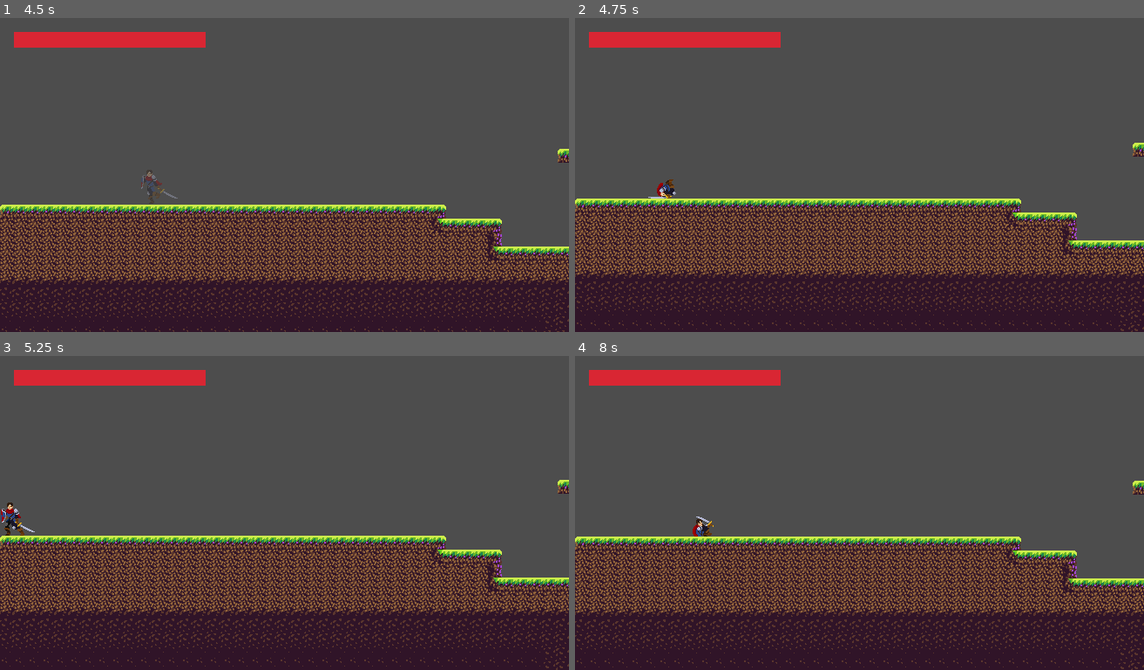
Above: before the commit, frames 1-4 (two rows, left to right).
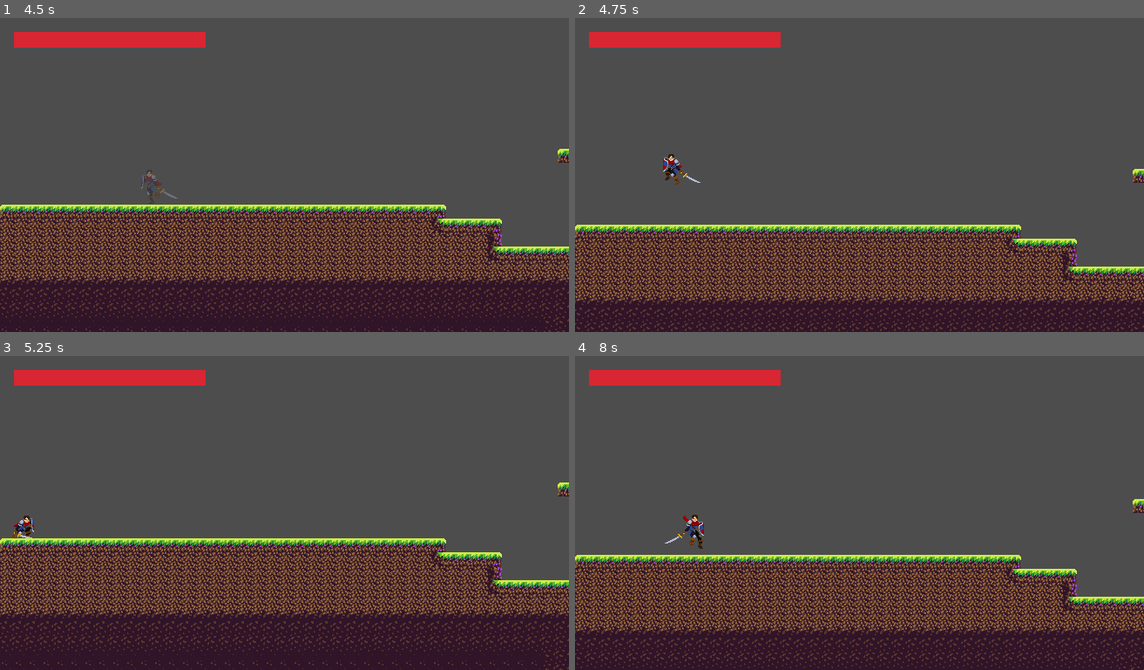
Above: after the commit, the same moments.

Repository: zCarlos17/AulasGodot
Game: Godot game, scene res://Scenes/scene_1.tscn
Same seed, same stepped clock (60 frames per second), same inputs: the game is played once before the commit and once after it.
Inputs (mouse positions are in pixels of both pictures, inside the frame that each line leads up to):
- Up to frame 1 (4.5 s): move the mouse to (409, 159) at 0.52 s; hold Right mouse button (block) 0.53-1.28 s; hold D (right) 0.53-2.03 s; click (409, 159) at 0.6 s; tap Space (jump) at 0.77, 1.52, 3.02, 3.77 s; move the mouse to (170, 190) at 1.27 s; right-click (170, 190) at 1.35 s; tap Shift (roll) at 1.55, 2.1 s; move the mouse to (341, 105) at 2.02 s; hold A (left) 2.03-2.78 s; hold H 2.03-2.78 s; move the mouse to (256, 237) at 2.77 s; hold D (right) 2.78-4.28 s; tap H at 2.85 s; click (256, 237) at 3.05 s; move the mouse to (455, 222) at 3.52 s; hold Right mouse button (block) 3.53-4.28 s; click (455, 222) at 3.6 s; move the mouse to (113, 127) at 4.27 s; hold A (left) from 4.28 s (still down); right-click (113, 127) at 4.35 s
- Up to frame 2 (4.75 s): keep holding A (left); tap Space (jump) at 4.52 s; tap Shift (roll) at 4.55 s
- Up to frame 3 (5.25 s): move the mouse to (312, 513) at 5.02 s; release A (left) at 5.03 s; hold D (right) from 5.03 s (still down); hold S (crouch) from 5.03 s (still down)
- Up to frame 4 (8 s): tap H at 5.3 s; move the mouse to (774, 434) at 5.77 s; release D (right) at 5.78 s; release S (crouch) at 5.78 s; hold A (left) 5.78-7.28 s; tap Shift (roll) at 5.85, 7.55 s; tap Space (jump) at 6.02, 6.77, 7.52 s; click (774, 434) at 6.05 s; tap Enter at 6.5 s; move the mouse to (984, 497) at 6.52 s; hold H 6.53-7.28 s; right-click (984, 497) at 6.8 s; move the mouse to (745, 528) at 7.27 s; hold D (right) from 7.28 s (still down); click (745, 528) at 7.35 s

Frame 1 is identical in both runs. In frame 2, 27% of the frame differs, in the area x 0-100%, y 39-100%; in frame 3, 21%; in frame 4, 25%.

Commit message:
First inimigo implementado Skeleton
Estados de Patrulha e flip ja implementados

Diff:
--- a/Scenes/player.tscn
+++ b/Scenes/player.tscn
@@ -412,11 +412,6 @@
 "loop": true,
 "name": &"Run",
 "speed": 12.0
-}, {
-"frames": [],
-"loop": true,
-"name": &"new_animation",
-"speed": 5.0
 }]
 
 [sub_resource type="RectangleShape2D" id="RectangleShape2D_h5cax"]
@@ -443,7 +438,7 @@
 
 [node name="AnimatedSprite2D" type="AnimatedSprite2D" parent="." unique_id=900714674]
 sprite_frames = SubResource("SpriteFrames_6t5aa")
-animation = &"Jump"
+animation = &"Attack2"
 autoplay = "Idle"
 
 [node name="SwordHitbox" type="Area2D" parent="." unique_id=1145274295]
--- a/Scenes/scene_1.tscn
+++ b/Scenes/scene_1.tscn
@@ -6,6 +6,7 @@
 [ext_resource type="PackedScene" uid="uid://dtxx3ycc2gmie" path="res://Scenes/hud.tscn" id="4_0jpfo"]
 [ext_resource type="PackedScene" uid="uid://dnb44a3v6p5ot" path="res://Scenes/checkpoint.tscn" id="5_cruhp"]
 [ext_resource type="PackedScene" uid="uid://d3cq1tg3w8mlh" path="res://Scenes/fall_zone.tscn" id="6_k3vav"]
+[ext_resource type="PackedScene" uid="uid://cqdvu4pqiu4mv" path="res://Scenes/skeleton.tscn" id="7_3pxkc"]
 
 [sub_resource type="RectangleShape2D" id="RectangleShape2D_tp648"]
 size = Vector2(12, 360)
@@ -38,9 +39,6 @@
 [node name="Decoração 1" parent="Terrain" index="2" unique_id=1828463236]
 tile_map_data = PackedByteArray("AACwABAAAAAPAA8AAACxABAAAAANAA4AAACyABAAAAAPAA8AAAC0ABAAAAAKAAAAAAC2ABAAAAAKAAAAAAC4AB …(608 unchanged characters)…
 
-[node name="Armadilhas" parent="Terrain" index="3" unique_id=312330273]
-tile_map_data = PackedByteArray("AABBABUAAAAvABIAAABCABUAAAAvABIAAABDABUAAAAvABIAAABEABUAAAAvABIAAABIABIAAAAvABIAAGBIABMAAAAvABIAAGBIABQAAAAvABIAAGA=")
-
 [node name="LimiteMapa" type="StaticBody2D" parent="." unique_id=1739877105]
 
 [node name="CollisionShape2D" type="CollisionShape2D" parent="LimiteMapa" unique_id=1809657609]
@@ -62,5 +60,13 @@
 [node name="CollisionShape2D" parent="FallZone" index="0" unique_id=572753871]
 position = Vector2(-66.5, -8.5)
 
+[node name="Enemies" type="Node2D" parent="." unique_id=1763406203]
+
+[node name="Skeleton" parent="Enemies" unique_id=1416509871 instance=ExtResource("7_3pxkc")]
+position = Vector2(1007, 312)
+
+[node name="Skeleton2" parent="Enemies" unique_id=194094115 instance=ExtResource("7_3pxkc")]
+position = Vector2(829, 82)
+
 [editable path="Terrain"]
 [editable path="FallZone"]
--- /dev/null
+++ b/Scenes/skeleton.tscn
@@ -0,0 +1,336 @@
+[gd_scene format=3 uid="uid://cqdvu4pqiu4mv"]
+
+[ext_resource type="Texture2D" uid="uid://c7lljahqtj4q8" path="res://Sprites/Enemies/Skeleton/Attack3.png" id="1_ks230"]
+[ext_resource type="Texture2D" uid="uid://dfi6yvu1vb46g" path="res://Sprites/Enemies/Skeleton/Idle.png" id="1_sfdtf"]
+[ext_resource type="Script" uid="uid://cg7dy62rlv2bk" path="res://Scripts/skeleton.gd" id="1_shq1q"]
+[ext_resource type="Texture2D" uid="uid://cb6pcgqkk3fqy" path="res://Sprites/Enemies/Skeleton/Attack2.png" id="2_shq1q"]
+[ext_resource type="Texture2D" uid="uid://ceex5wkwsxxvy" path="res://Sprites/Enemies/Skeleton/Attack.png" id="3_xbfmp"]
+[ext_resource type="Texture2D" uid="uid://dtlio2i220mqn" path="res://Sprites/Enemies/Skeleton/Death.png" id="4_q1wii"]
+[ext_resource type="Texture2D" uid="uid://cqm6onc2d0wk7" path="res://Sprites/Enemies/Skeleton/Take Hit.png" id="5_lw4xn"]
+[ext_resource type="Texture2D" uid="uid://dcc0knw03fgem" path="res://Sprites/Enemies/Skeleton/Walk.png" id="7_clg8n"]
+
+[sub_resource type="RectangleShape2D" id="RectangleShape2D_pxjam"]
+size = Vector2(24, 49)
+
+[sub_resource type="AtlasTexture" id="AtlasTexture_k4moy"]
+atlas = ExtResource("1_ks230")
+region = Rect2(0, 0, 150, 150)
+
+[sub_resource type="AtlasTexture" id="AtlasTexture_xdwqs"]
+atlas = ExtResource("1_ks230")
+region = Rect2(150, 0, 150, 150)
+
+[sub_resource type="AtlasTexture" id="AtlasTexture_l6q7w"]
+atlas = ExtResource("1_ks230")
+region = Rect2(300, 0, 150, 150)
+
+[sub_resource type="AtlasTexture" id="AtlasTexture_anwrq"]
+atlas = ExtResource("1_ks230")
+region = Rect2(450, 0, 150, 150)
+
+[sub_resource type="AtlasTexture" id="AtlasTexture_0yfbv"]
+atlas = ExtResource("1_ks230")
+region = Rect2(600, 0, 150, 150)
+
+[sub_resource type="AtlasTexture" id="AtlasTexture_vcsoq"]
+atlas = ExtResource("1_ks230")
+region = Rect2(750, 0, 150, 150)
+
+[sub_resource type="AtlasTexture" id="AtlasTexture_qt1qk"]
+atlas = ExtResource("2_shq1q")
+region = Rect2(0, 0, 150, 150)
+
+[sub_resource type="AtlasTexture" id="AtlasTexture_qlyal"]
+atlas = ExtResource("2_shq1q")
+region = Rect2(150, 0, 150, 150)
+
+[sub_resource type="AtlasTexture" id="AtlasTexture_uebny"]
+atlas = ExtResource("2_shq1q")
+region = Rect2(300, 0, 150, 150)
+
+[sub_resource type="AtlasTexture" id="AtlasTexture_cf6qe"]
+atlas = ExtResource("2_shq1q")
+region = Rect2(450, 0, 150, 150)
+
+[sub_resource type="AtlasTexture" id="AtlasTexture_ksbdh"]
+atlas = ExtResource("2_shq1q")
+region = Rect2(600, 0, 150, 150)
+
+[sub_resource type="AtlasTexture" id="AtlasTexture_di62f"]
+atlas = ExtResource("2_shq1q")
+region = Rect2(750, 0, 150, 150)
+
+[sub_resource type="AtlasTexture" id="AtlasTexture_vjh88"]
+atlas = ExtResource("2_shq1q")
+region = Rect2(900, 0, 150, 150)
+
+[sub_resource type="AtlasTexture" id="AtlasTexture_rfcpp"]
+atlas = ExtResource("2_shq1q")
+region = Rect2(1050, 0, 150, 150)
+
+[sub_resource type="AtlasTexture" id="AtlasTexture_oelfx"]
+atlas = ExtResource("3_xbfmp")
+region = Rect2(0, 0, 150, 150)
+
+[sub_resource type="AtlasTexture" id="AtlasTexture_t1o88"]
+atlas = ExtResource("3_xbfmp")
+region = Rect2(150, 0, 150, 150)
+
+[sub_resource type="AtlasTexture" id="AtlasTexture_lhll6"]
+atlas = ExtResource("3_xbfmp")
+region = Rect2(300, 0, 150, 150)
+
+[sub_resource type="AtlasTexture" id="AtlasTexture_hs872"]
+atlas = ExtResource("3_xbfmp")
+region = Rect2(450, 0, 150, 150)
+
+[sub_resource type="AtlasTexture" id="AtlasTexture_si4ap"]
+atlas = ExtResource("3_xbfmp")
+region = Rect2(600, 0, 150, 150)
+
+[sub_resource type="AtlasTexture" id="AtlasTexture_x7hgc"]
+atlas = ExtResource("3_xbfmp")
+region = Rect2(750, 0, 150, 150)
+
+[sub_resource type="AtlasTexture" id="AtlasTexture_06y4e"]
+atlas = ExtResource("3_xbfmp")
+region = Rect2(900, 0, 150, 150)
+
+[sub_resource type="AtlasTexture" id="AtlasTexture_fqvih"]
+atlas = ExtResource("3_xbfmp")
+region = Rect2(1050, 0, 150, 150)
+
+[sub_resource type="AtlasTexture" id="AtlasTexture_pjfp6"]
+atlas = ExtResource("4_q1wii")
+region = Rect2(0, 0, 150, 150)
+
+[sub_resource type="AtlasTexture" id="AtlasTexture_w6yni"]
+atlas = ExtResource("4_q1wii")
+region = Rect2(150, 0, 150, 150)
+
+[sub_resource type="AtlasTexture" id="AtlasTexture_pbn8f"]
+atlas = ExtResource("4_q1wii")
+region = Rect2(300, 0, 150, 150)
+
+[sub_resource type="AtlasTexture" id="AtlasTexture_trmo5"]
+atlas = ExtResource("4_q1wii")
+region = Rect2(450, 0, 150, 150)
+
+[sub_resource type="AtlasTexture" id="AtlasTexture_i6aie"]
+atlas = ExtResource("5_lw4xn")
+region = Rect2(0, 0, 150, 150)
+
+[sub_resource type="AtlasTexture" id="AtlasTexture_u3huv"]
+atlas = ExtResource("5_lw4xn")
+region = Rect2(150, 0, 150, 150)
+
+[sub_resource type="AtlasTexture" id="AtlasTexture_ytwjw"]
+atlas = ExtResource("5_lw4xn")
+region = Rect2(300, 0, 150, 150)
+
+[sub_resource type="AtlasTexture" id="AtlasTexture_0rxtf"]
+atlas = ExtResource("5_lw4xn")
+region = Rect2(450, 0, 150, 150)
+
+[sub_resource type="AtlasTexture" id="AtlasTexture_81u3t"]
+atlas = ExtResource("1_sfdtf")
+region = Rect2(0, 0, 150, 150)
+
+[sub_resource type="AtlasTexture" id="AtlasTexture_vd5x3"]
+atlas = ExtResource("1_sfdtf")
+region = Rect2(150, 0, 150, 150)
+
+[sub_resource type="AtlasTexture" id="AtlasTexture_pegji"]
+atlas = ExtResource("1_sfdtf")
+region = Rect2(300, 0, 150, 150)
+
+[sub_resource type="AtlasTexture" id="AtlasTexture_5abox"]
+atlas = ExtResource("1_sfdtf")
+region = Rect2(450, 0, 150, 150)
+
+[sub_resource type="AtlasTexture" id="AtlasTexture_5v28h"]
+atlas = ExtResource("7_clg8n")
+region = Rect2(0, 0, 150, 150)
+
+[sub_resource type="AtlasTexture" id="AtlasTexture_1c33h"]
+atlas = ExtResource("7_clg8n")
+region = Rect2(150, 0, 150, 150)
+
+[sub_resource type="AtlasTexture" id="AtlasTexture_1y7k0"]
+atlas = ExtResource("7_clg8n")
+region = Rect2(300, 0, 150, 150)
+
+[sub_resource type="AtlasTexture" id="AtlasTexture_wmxn5"]
+atlas = ExtResource("7_clg8n")
+region = Rect2(450, 0, 150, 150)
+
+[sub_resource type="SpriteFrames" id="SpriteFrames_v8sxu"]
+animations = [{
+"frames": [{
+"duration": 1.0,
+"texture": SubResource("AtlasTexture_k4moy")
+}, {
+"duration": 1.0,
+"texture": SubResource("AtlasTexture_xdwqs")
+}, {
+"duration": 1.0,
+"texture": SubResource("AtlasTexture_l6q7w")
+}, {
+"duration": 1.0,
+"texture": SubResource("AtlasTexture_anwrq")
+}, {
+"duration": 1.0,
+"texture": SubResource("AtlasTexture_0yfbv")
+}, {
+"duration": 1.0,
+"texture": SubResource("AtlasTexture_vcsoq")
+}],
+"loop": false,
+"name": &"Attack Projectile",
+"speed": 10.0
+}, {
+"frames": [{
+"duration": 1.0,
+"texture": SubResource("AtlasTexture_qt1qk")
+}, {
+"duration": 1.0,
+"texture": SubResource("AtlasTexture_qlyal")
+}, {
+"duration": 1.0,
+"texture": SubResource("AtlasTexture_uebny")
+}, {
+"duration": 1.0,
+"texture": SubResource("AtlasTexture_cf6qe")
+}, {
+"duration": 1.0,
+"texture": SubResource("AtlasTexture_ksbdh")
+}, {
+"duration": 1.0,
+"texture": SubResource("AtlasTexture_di62f")
+}, {
+"duration": 1.0,
+"texture": SubResource("AtlasTexture_vjh88")
+}, {
+"duration": 1.0,
+"texture": SubResource("AtlasTexture_rfcpp")
+}, {
+"duration": 1.0,
+"texture": SubResource("AtlasTexture_ksbdh")
+}],
+"loop": false,
+"name": &"Attack1",
+"speed": 10.0
+}, {
+"frames": [{
+"duration": 1.0,
+"texture": SubResource("AtlasTexture_oelfx")
+}, {
+"duration": 1.0,
+"texture": SubResource("AtlasTexture_t1o88")
+}, {
+"duration": 1.0,
+"texture": SubResource("AtlasTexture_lhll6")
+}, {
+"duration": 1.0,
+"texture": SubResource("AtlasTexture_hs872")
+}, {
+"duration": 1.0,
+"texture": SubResource("AtlasTexture_si4ap")
+}, {
+"duration": 1.0,
+"texture": SubResource("AtlasTexture_x7hgc")
+}, {
+"duration": 1.0,
+"texture": SubResource("AtlasTexture_06y4e")
+}, {
+"duration": 1.0,
+"texture": SubResource("AtlasTexture_fqvih")
+}],
+"loop": false,
+"name": &"Attack2",
+"speed": 10.0
+}, {
+"frames": [{
+"duration": 1.0,
+"texture": SubResource("AtlasTexture_pjfp6")
+}, {
+"duration": 1.0,
+"texture": SubResource("AtlasTexture_w6yni")
+}, {
+"duration": 1.0,
+"texture": SubResource("AtlasTexture_pbn8f")
+}, {
+"duration": 1.0,
+"texture": SubResource("AtlasTexture_trmo5")
+}],
+"loop": false,
+"name": &"Death",
+"speed": 9.0
+}, {
+"frames": [{
+"duration": 1.0,
+"texture": SubResource("AtlasTexture_i6aie")
+}, {
+"duration": 1.0,
+"texture": SubResource("AtlasTexture_u3huv")
+}, {
+"duration": 1.0,
+"texture": SubResource("AtlasTexture_ytwjw")
+}, {
+"duration": 1.0,
+"texture": SubResource("AtlasTexture_0rxtf")
+}],
+"loop": false,
+"name": &"Hurt",
+"speed": 8.0
+}, {
+"frames": [{
+"duration": 1.0,
+"texture": SubResource("AtlasTexture_81u3t")
+}, {
+"duration": 1.0,
+"texture": SubResource("AtlasTexture_vd5x3")
+}, {
+"duration": 1.0,
+"texture": SubResource("AtlasTexture_pegji")
+}, {
+"duration": 1.0,
+"texture": SubResource("AtlasTexture_5abox")
+}],
+"loop": true,
+"name": &"Idle",
+"speed": 8.0
+}, {
+"frames": [{
+"duration": 1.0,
+"texture": SubResource("AtlasTexture_5v28h")
+}, {
+"duration": 1.0,
+"texture": SubResource("AtlasTexture_1c33h")
+}, {
+"duration": 1.0,
+"texture": SubResource("AtlasTexture_1y7k0")
+}, {
+"duration": 1.0,
+"texture": SubResource("AtlasTexture_wmxn5")
+}],
+"loop": true,
+"name": &"Walk",
+"speed": 8.0
+}]
+
+[node name="Skeleton" type="CharacterBody2D" unique_id=1416509871]
+script = ExtResource("1_shq1q")
+
+[node name="CollisionShape2D" type="CollisionShape2D" parent="." unique_id=909865929]
+position = Vector2(4, 0.5)
+shape = SubResource("RectangleShape2D_pxjam")
+
+[node name="AnimatedSprite2D" type="AnimatedSprite2D" parent="." unique_id=156425129]
+sprite_frames = SubResource("SpriteFrames_v8sxu")
+animation = &"Idle"
+autoplay = "Idle"
+frame_progress = 0.86327726
+
+[node name="LedgeCheck" type="RayCast2D" parent="." unique_id=1113965058]
+position = Vector2(17, 0)
--- a/Scripts/player.gd
+++ b/Scripts/player.gd
@@ -418,7 +418,7 @@
 
 	combo_index = 0
 	attack_queued = false
-	coyote_time = 0.0
+	coyote_timer = 0.0
 	jump_buffer_timer = 0.0
 	roll_cooldown_timer = 0.0
 	invulnerable_timer = 1.0
--- /dev/null
+++ b/Scripts/skeleton.gd
@@ -0,0 +1,107 @@
+extends CharacterBody2D
+
+signal died
+
+enum State{ PATROL, PAUSE, HURT, DEAD}
+
+@export_group("Movimentação")
+@export var speed: float = 60.0
+@export var pause_at_edge: float = 1.0
+@export var start_direction: int = 1
+
+@export_group("Vida")
+@export var max_health: int = 50
+@export var knockback_force: Vector2 = Vector2(150.0, -120.0)
+@export var corpse_time: float = 2.0 #Tempo que o personagem fica antes de desaparecer quando eliminado
+
+@onready var body_shape: CollisionShape2D = $CollisionShape2D
+@onready var anim: AnimatedSprite2D = $AnimatedSprite2D
+@onready var ledge_check: RayCast2D = $LedgeCheck #Checar a borda
+
+var state: State = State.PATROL
+var health: int =0
+var facing: int =1
+var pause_timer: float =0.0
+
+
+func _ready() -> void:
+	health = max_health
+	facing = start_direction
+	_apply_facing()
+	anim.animation_finished.connect(_on_animation_finished)
+	_set_state(State.PATROL)
+
+func _physics_process(delta: float) -> void:
+	if not is_on_floor():
+		velocity += get_gravity() * delta
+
+	match state:
+		State.PATROL:
+			if _should_turn():
+				_turn()
+			else:
+				velocity.x = facing * speed
+		State.PAUSE:
+			velocity.x = move_toward(velocity.x, 0.0, speed * 4.0 * delta)
+			pause_timer -= delta
+			if pause_timer <= 0.0:
+				_set_state(State.PATROL)
+		State.HURT, State.DEAD:
+			velocity.x = move_toward(velocity.x, 0.0, 400.0 * delta)
+	move_and_slide()
+
+func _should_turn()-> bool:
+	if is_on_wall():
+		return true
+	return is_on_floor() and not ledge_check.is_colliding()
+
+func _apply_facing() -> void:
+	anim.flip_h = facing < 0
+	ledge_check.position.x = absf(ledge_check.position.x) * facing
+
+func _turn() -> void:
+	facing = -facing
+	_apply_facing()
+	pause_timer = pause_at_edge
+	_set_state(State.PAUSE)
+
+
+func _set_state(new_state: State) -> void:
+	state = new_state
+	match state:
+		State.PATROL:
+			anim.play("Walk")
+		State.PAUSE:
+			anim.play("Idle")
+		State.HURT:
+			anim.play("Hurt")
+		State.DEAD:
+			anim.play("Death")
+
+func take_damage(amount: int, source_position: Vector2 = Vector2.ZERO, _can_be_blocked: bool = true) -> void:
+	if state == State.DEAD or state == State.HURT:
+		return
+
+	health = maxi(health - amount, 0)
+	if health == 0:
+		_die()
+		return
+
+	# Empurrão para longe de quem causou o dano
+	var push_dir: float = signf(global_position.x - source_position.x)
+	if push_dir == 0.0:
+		push_dir = -facing
+	velocity = Vector2(push_dir * knockback_force.x, knockback_force.y)
+	_set_state(State.HURT)
+
+func _die() -> void:
+	_set_state(State.DEAD)
+	velocity = Vector2.ZERO
+	body_shape.set_deferred("disabled", true)   # para de ser atingido
+	died.emit()
+	get_tree().create_timer(corpse_time).timeout.connect(queue_free)
+
+func _on_animation_finished() -> void:
+	# Terminou o Hurt: volta a patrulhar
+	if state == State.HURT:
+		_set_state(State.PATROL)
Not shown, added: Scripts/skeleton.gd.uid
Binary file added: Sprites/Enemies/Bat/Preview.gif
Binary file added: Sprites/Enemies/Bat/Sprites/bat1.png
Not shown, added: Sprites/Enemies/Bat/Sprites/bat1.png.import
Binary file added: Sprites/Enemies/Bat/Sprites/bat2.png
Not shown, added: Sprites/Enemies/Bat/Sprites/bat2.png.import
Binary file added: Sprites/Enemies/Bat/Sprites/bat3.png
Not shown, added: Sprites/Enemies/Bat/Sprites/bat3.png.import
Binary file added: Sprites/Enemies/Bat/Sprites/bat4.png
Not shown, added: Sprites/Enemies/Bat/Sprites/bat4.png.import
Binary file added: Sprites/Enemies/Bat/Sprites/bat5.png
Not shown, added: Sprites/Enemies/Bat/Sprites/bat5.png.import
(and 419 more such lines)
